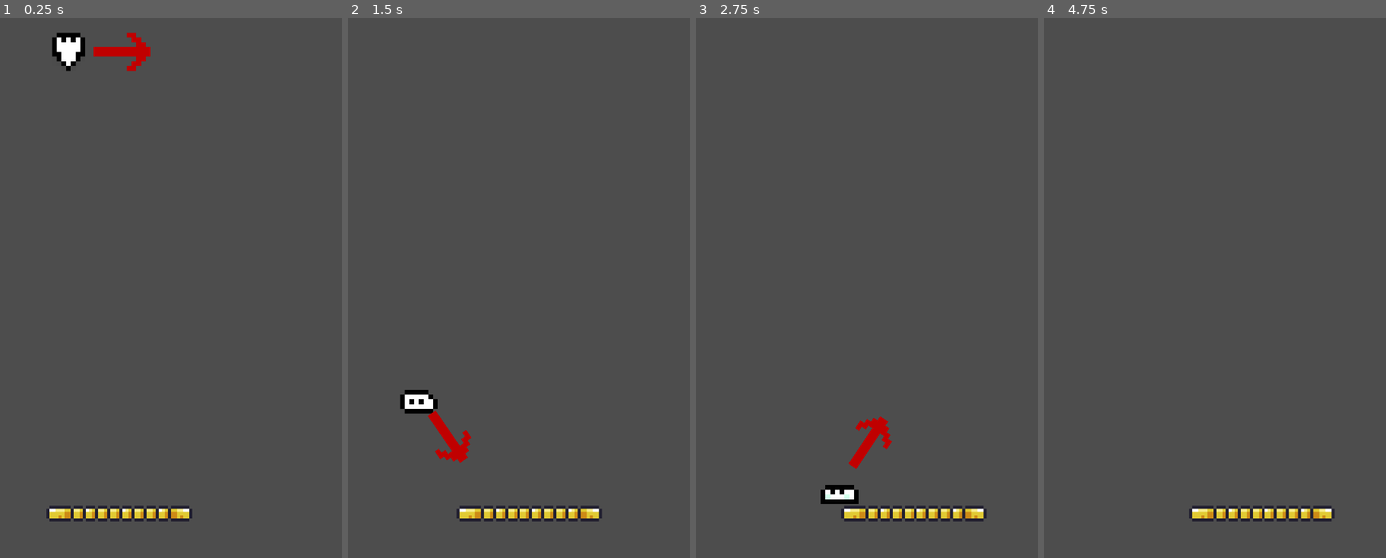
Above: before the commit, frames 1-4 (left to right).
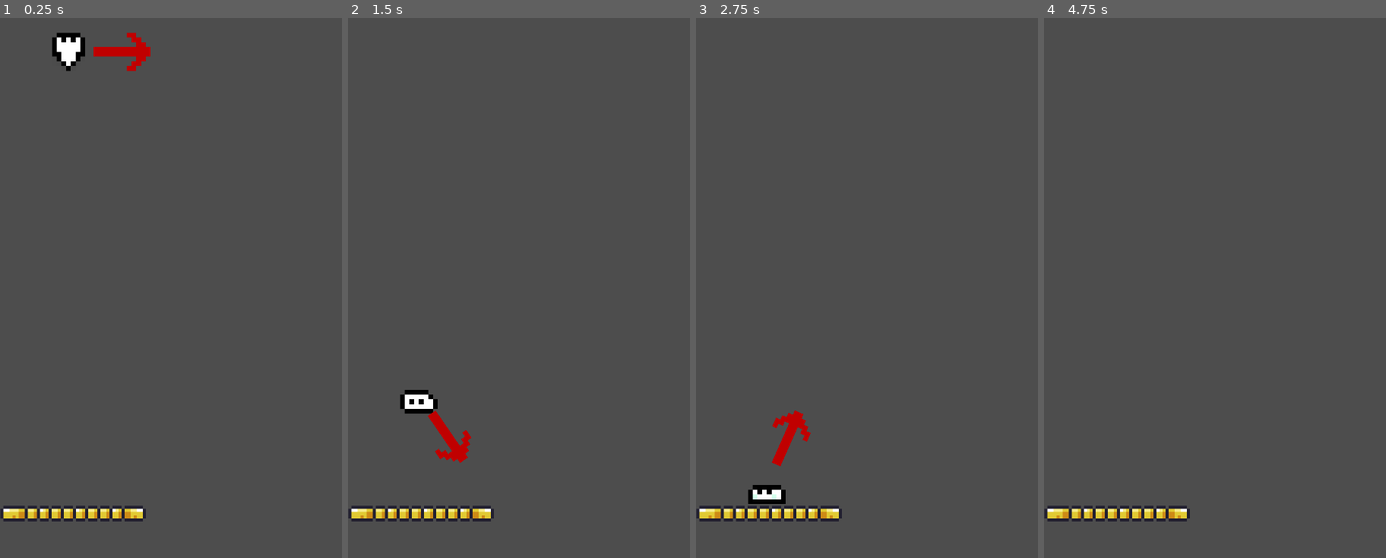
Above: after the commit, the same moments.

Repository: Koloss0/Out-Of-The-Gutter
Game: Godot game, scene res://Scenes/Platforms/Testing.tscn
Two runs of this game, one before a commit and one after it. Both use one fixed random seed, a clock stepped at 60 frames per second and the inputs below. This scene is started directly instead of the project's main scene.
Inputs (mouse positions are in pixels of both pictures, inside the frame that each line leads up to):
- Up to frame 1 (0.25 s): no input
- Up to frame 2 (1.5 s): move the mouse to (419, 82) at 0.52 s; hold Right (ui_right) 0.53-1.28 s; click (419, 82) at 0.67 s; move the mouse to (450, 347) at 1.27 s; hold Left (ui_left) from 1.28 s (still down)
- Up to frame 3 (2.75 s): move the mouse to (901, 180) at 2.02 s; release Left (ui_left) at 2.03 s; hold Right (ui_right) from 2.03 s (still down)
- Up to frame 4 (4.75 s): move the mouse to (1197, 439) at 2.77 s; click (1197, 439) at 2.92 s; move the mouse to (1317, 406) at 3.52 s; release Right (ui_right) at 3.53 s; hold Left (ui_left) from 3.53 s (still down); move the mouse to (1112, 223) at 4.27 s

The runs differ from the first frame. In frame 1, 1.2% of the frame differs, in the area x 0-57%, y 90-94%; in frame 2, 1.8%; in frame 3, 3.9%, in the area x 0-85%, y 72-94%; in frame 4, 2.3%.

Commit message:
scene: started work on the main game area

Diff:
--- /dev/null
+++ b/Scenes/GameArea/game_area.tscn
@@ -0,0 +1,35 @@
+[gd_scene load_steps=2 format=3 uid="uid://bfqekb8g0mjqk"]
+
+[ext_resource type="Script" path="res://Scripts/game_area.gd" id="1_clsbq"]
+
+[node name="GameArea" type="Node2D"]
+script = ExtResource("1_clsbq")
+platform_min_spacing = Vector2(100, 120)
+platform_max_spacing = Vector2(2000, 200)
+platform_motion_chance = 1.0
+platform_max_motion_delay = 1.0
+platform_min_speed = 0.25
+platform_max_speed = 1.25
+
+[node name="Background" type="Node2D" parent="."]
+position = Vector2(540, 960)
+
+[node name="Platforms" type="Node2D" parent="."]
+
+[node name="Camera2D" type="Camera2D" parent="."]
+offset = Vector2(540, 960)
+
+[node name="Players" type="Node2D" parent="."]
+position = Vector2(0, 1704)
+
+[node name="Spawn1" type="Marker2D" parent="Players"]
+position = Vector2(216, 0)
+
+[node name="Spawn2" type="Marker2D" parent="Players"]
+position = Vector2(432, 0)
+
+[node name="Spawn3" type="Marker2D" parent="Players"]
+position = Vector2(648, 0)
+
+[node name="Spawn4" type="Marker2D" parent="Players"]
+position = Vector2(864, 0)
--- /dev/null
+++ b/Scenes/GameArea/sewer_wall.tscn
@@ -0,0 +1,10 @@
+[gd_scene load_steps=3 format=3 uid="uid://b3cbu88pisnqx"]
+
+[ext_resource type="Texture2D" uid="uid://be4xldphturmu" path="res://Art/sewer_wall.png" id="1_r6876"]
+
+[sub_resource type="QuadMesh" id="QuadMesh_3jhti"]
+
+[node name="SewerWall" type="MeshInstance2D"]
+scale = Vector2(1080, 1920)
+mesh = SubResource("QuadMesh_3jhti")
+texture = ExtResource("1_r6876")
--- a/Scenes/Platforms/moving.tscn
+++ b/Scenes/Platforms/moving.tscn
@@ -1,5 +1,6 @@
-[gd_scene load_steps=6 format=3 uid="uid://b2yg3vafomraj"]
+[gd_scene load_steps=7 format=3 uid="uid://b2yg3vafomraj"]
 
+[ext_resource type="Script" path="res://Scripts/moving_platform.gd" id="1_7k2us"]
 [ext_resource type="Texture2D" uid="uid://cawcqgp82pn5" path="res://Art/Test Art/Pixel Adventure 1/Free/Terrain/Terrain (16x16).png" id="1_n0qfy"]
 
 [sub_resource type="RectangleShape2D" id="RectangleShape2D_852gm"]
@@ -46,6 +47,7 @@
 [node name="Moving_platform" type="Node2D"]
 position = Vector2(-1541, -8.07794e-28)
 scale = Vector2(10, 10)
+script = ExtResource("1_7k2us")
 
 [node name="moving" type="AnimatableBody2D" parent="."]
 position = Vector2(177.1, 8.07794e-29)
@@ -65,7 +67,7 @@
 one_way_collision = true
 
 [node name="AnimationPlayer" type="AnimationPlayer" parent="moving"]
+deterministic = true
 libraries = {
 "": SubResource("AnimationLibrary_ynmq7")
 }
-autoplay = "move_loop"
--- /dev/null
+++ b/Scripts/game_area.gd
@@ -0,0 +1,73 @@
+extends Node2D
+
+const SEWER_WALL = preload("res://Scenes/GameArea/sewer_wall.tscn")
+const MOVING_PLATFORM = preload("res://Scenes/Platforms/moving.tscn")
+
+const BACKGROUND_TILE_SIZE : Vector2i = Vector2i(1080, 1920)
+
+@export_group("Platforms", "platform")
+@export var platform_min_spacing : Vector2 = Vector2.ONE
+@export var platform_max_spacing : Vector2 = Vector2.ONE
+@export_range(0, 1) var platform_motion_chance : float = 0.5
+@export var platform_max_motion_delay : float = 0
+@export_range(0, 1) var platform_min_speed : float = 0.5
+@export_range(1, 2) var platform_max_speed : float = 1.5
+
+#@export var platform_max_side_by_side : int
+
+
+@onready var background: Node2D = $Background
+@onready var platforms: Node2D = $Platforms
+
+#const
+
+var player_spawns : Array[Vector2]
+
+
+func _ready() -> void:
+	player_spawns = [$Players/Spawn1.position, $Players/Spawn2.position, $Players/Spawn3.position, $Players/Spawn4.position]
+	generate_map(2, 23)
+	#$Camera2D.zoom = Vector2(0.1, 0.1)
+
+
+func _process(delta: float) -> void:
+	$Camera2D.position += Vector2(0, -2)
+
+func generate_map(height : int, seed : int):
+	var random : RandomNumberGenerator = RandomNumberGenerator.new()
+	random.set_seed(seed)
+
+	for i in range(height):
+		var wall : Node2D = SEWER_WALL.instantiate()
+		background.add_child(wall)
+		#wall.set_size(BACKGROUND_TILE_SIZE)
+		wall.position.y = -i * BACKGROUND_TILE_SIZE.y
+
+	var map_height : float = -height * BACKGROUND_TILE_SIZE.y
+
+	var platform_y : float = 0.0
+	while platform_y > map_height:
+		platform_y -= random.randf_range(platform_min_spacing.y, platform_max_spacing.y)
+		#var num_side_by_side : int = roundi(random.randf() * platform_max_side_by_side)
+		#for platform in range(num_side_by_side):
+		var moving_platform : bool = random.randf() < platform_motion_chance
+		if moving_platform:
+			instanciate_moving_platform(platform_y, random.randf_range(platform_min_speed, platform_max_speed), random.randf() * platform_max_motion_delay)
+		else:
+			var pos : Vector2 = Vector2(random.randf_range(platform_min_spacing.x, platform_max_spacing.x), platform_y)
+			instanciate_static_platform(pos) #TODO: Rotation?
+
+func instanciate_static_platform(pos : Vector2):
+	# var instance = STATIC_PLATFORM.instanciate()
+	# platforms.add_child(instance)
+	# instance.set_position(pos)
+	pass
+
+func instanciate_moving_platform(pos_y : float, speed_scale : float, start_delay : float):
+	var instance = MOVING_PLATFORM.instantiate()
+	platforms.add_child(instance)
+	instance.position.y = pos_y
+	instance.start_animation_delayed(start_delay, speed_scale)
+
+func get_player_spawn(index : int) -> Vector2:
+	return player_spawns[index]
--- /dev/null
+++ b/Scripts/moving_platform.gd
@@ -0,0 +1,10 @@
+extends Node2D
+
+@onready var animation_player: AnimationPlayer = $moving/AnimationPlayer
+
+func start_animation_delayed(delay : float, custom_speed : float):
+	get_tree().create_timer(delay).timeout.connect(start_animation.bind(custom_speed))
+
+
+func start_animation(custom_speed : float):
+	animation_player.play("move_loop", -1,  custom_speed)
Binary file added: Art/rusty_pipe.png
Not shown, added: Art/rusty_pipe.png.import
Binary file added: Art/sewer_wall.png
Not shown, added: Art/sewer_wall.png.import
Binary file added: Art/shiny_pipe.png
Not shown, added: Art/shiny_pipe.png.import
